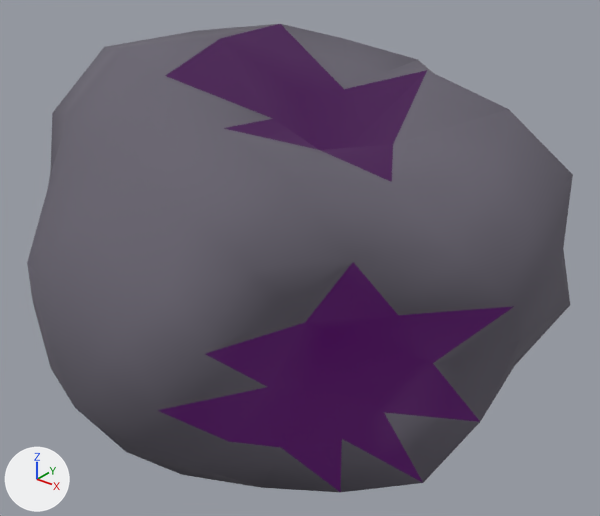
The glTF model assets/asteroids/asteroid_sml_17.glb: old version first, new version second.
Camera for both pictures: a camera (50 mm lens) standing at (1.46, -1.81, 1.146) and looking at (0.009, 0.004, 0.022). Arrows for +X, +Y and +Z are at lower left; the lights stay in place. The older version comes first.

Names of what the first picture shows: 'asteroid_sml_17'.
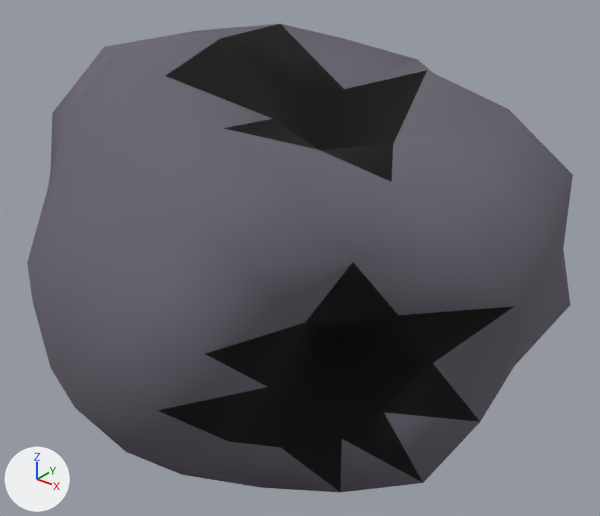
Location of each change, (x1, y1, x2, y2) in pixels of the pictures (600 x 516 px):
'asteroid_sml_17', recoloured, surface changed (darker): (156, 24, 515, 492) in both

The change, as a diff of the scene's bpy script:
```diff
--- a/assets/asteroids/asteroid_sml_17.glb.py
+++ b/assets/asteroids/asteroid_sml_17.glb.py
@@ mat_crater_asteroid_sml_17 @@
 mat_crater_asteroid_sml_17.roughness = 1.0
-mat_crater_asteroid_sml_17.emission_color = (0.042, 0.0, 0.063)  # dark purple #3a0047
-mat_crater_asteroid_sml_17.emission_strength = 1.0
```
